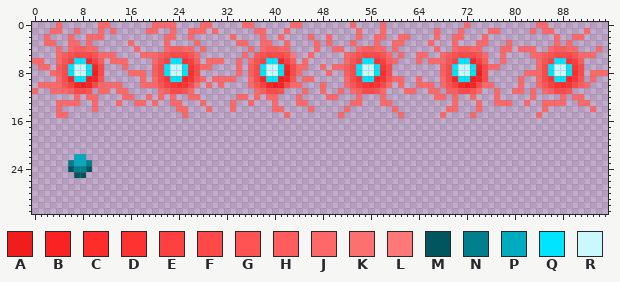
One commit to this sprite sheet: res/objects/toggle-plasma/graphics.png. Above, as it was before the edit.
The file is 96x32 pixels. Colours within 5 levels of each other are drawn and written as one.
Palette (. is transparent): A #f11d1d  B #fa2222  C #ff2c2c  D #ff3232  E #ff4040  F #ff4848  G #ff5252  H #ff5d5d  J #ff6868  K #fd7070  L #ff7878  M #00555f  N #007f8e  P #00abbf  Q #00e4ff  R #c9f9ff
Pixels before (only the part around the change), first column x 0:
 0 ....J......JJ.......JJJJ....JJ.....JJ......JJ........J....J.............J...........JJ..........
 1 ...JJ..J...J.J.....JJ..J..JJJ.J......JJ...J...........J...J........J...J....JJ.....J.JJ.....J...
 2 ..J...J..JJJ..........JJ..J......J....J..J....J..J....J..JJ..JJ....J..JJ...J...........J..JJ....
 3 ..JJ..JJ.J......J.....J....J......JJ..JJ..J....J.J...J...J..JJ....J...J...JJ...J.......J.J......
 4 ....J.JHHJJ......J....JHHJJ.J.......J.JHHJJ....J..JJ..JHHJJ.J......J..JHHJJ...JJ.JJJ..JHHJJ...J.
 5 ....JHGFFFGJJJ....JJJHGFFFGJ.......J.HGFFFGL..J.....JHGFFFGJ.J..JJ..JHGFFFGJ..J....JJHGFFFGJJJ..
 6 JJ..JGEQQBEH.JJJ....JGEQQDEH.JJJ..J.JGEQQBEH.J......JGEQQDEHJ...J.JJJGEQQBEH..J.....JGEQQDEH....
 7 .JJ.HFQRRQBF...J....HFQRRQDFJJ....J.HFQRRQBFJJ..J.JJHFQRRQDF........HFQRRQBFJJ......JFQRRQDF....
 8 ...JHFQRRQAF....JJJ.HFQRRQCF......J.HFQRRQAFJ....J..HFQRRQCF........HFQRRQAF......JJJFQRRQCF.JJJ
 9 ....JFBQQABG......J.JFDQQBDGJ.JJJJ..JFBQQABG.JJ.....JFDQQBDGJJ..J...JFBQQABF.....J..JFDQQBDG.J..
10 .JJJJGEBABFJJJJ...JJJGEDCDFK.J.J....JGEBABFJJ...J...JGEDCDFJ.J..JJJ.JGEBABFJJ....J..JGEDCDFHJ...
11 J..JJJHFFG.JJ.JJ.....JHFFGJ..........JHFFG...J..J..J.JHFFGJ...JJ..JJ.HHFFGJ..J..JJ.J.JHFFG......
12 .......J.JJ....JJ..J.J.J..JJ......JJ.J.JJ...J....JJ...J...J........JJ.J..J...J.....J....J.JJ....
13 ....JJJJ..J...J..JJ.J..JJ...J....J..J...J...JJ.......JJ...JJ..........J...J..JJJ..J..JJJJ..JJ...
14 ....J.....J.............JJ...J...J......JJ....J.....J.......J........JJ...J..........J.......J..
15 ....JJ...................J................J........J.........J......J....J..........J...........
16 ................................................................................................
17 ................................................................................................
18 ................................................................................................
19 ................................................................................................
20 ................................................................................................
21 ................................................................................................
22 .......PP.......................................................................................
23 ......NPPN......................................................................................
24 ......MNNM......................................................................................
25 .......MM.......................................................................................
26 ................................................................................................
27 ................................................................................................
28 ................................................................................................
29 ................................................................................................
30 ................................................................................................
31 ................................................................................................
The same view after the edit:
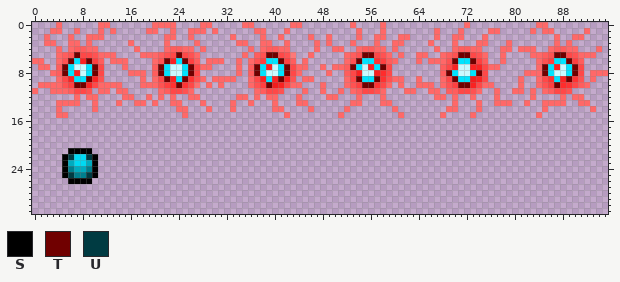
Colours new in this view: S #000000  T #700000  U #003b42
Commit: Change some graphics Add borders to *solid* objects
Difference:
Colour M changes from #00555f to #007f8e.
Colour N changes from #007f8e to #00abbf.
Colour P changes from #00abbf to #00d9f3.
Colour Q gives way to colour B in row 6 at x 8 and 23; in row 7 at x 70 and 73; in row 8 at x 54 and 57; in row 9 at x 23, 40 and 88.
Colour R gives way to colour B in row 7 at x 39, 56 and 87; in row 8 at x 7.
The edit adds colour S in row 21 at x 6 to 9; in rows 22 to 25 at x 5 and 10; in row 26 at x 6 to 9.
Colour A gives way to colour T in row 8 at x 10, 42 and 74; in row 9 at x 9 and 41; in row 10 at x 8 and 72.
Colour B gives way to colour T in row 6 at x 9, 41 and 73; in row 7 at x 10 and 42; in row 9 at x 25, 57, 70 and 89; in row 10 at x 7, 39 and 71.
Colour C gives way to colour T in row 8 at x 26 and 90; in row 10 at x 24 and 56.
Colour D gives way to colour T in row 6 at x 25 and 89; in row 7 at x 26, 58 and 90; in row 9 at x 22 and 54; in row 10 at x 55 and 87.
Colour E gives way to colour T in row 6 at x 6, 22, 54 and 70.
Colour F gives way to colour T in row 5 at x 7, 24, 39 to 40, 55 to 56, 71 to 72 and 87 to 88; in row 7 at x 5, 21, 37, 53 and 85; in row 8 at x 5, 21, 37, 69 and 85.
The edit adds colour U in row 22 at x 6 and 9; in row 25 at x 6 and 9.
